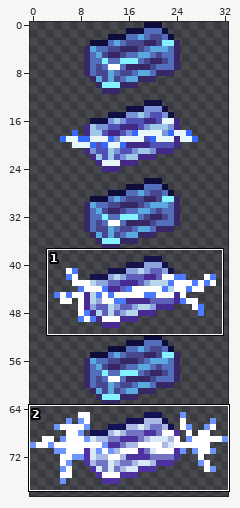
Two versions of one sprite sheet, Items/Others/Crafting/BurnshockBar.png. The picture above shows the old version from afar; the outline marks the close-up.
Close-up. Before:
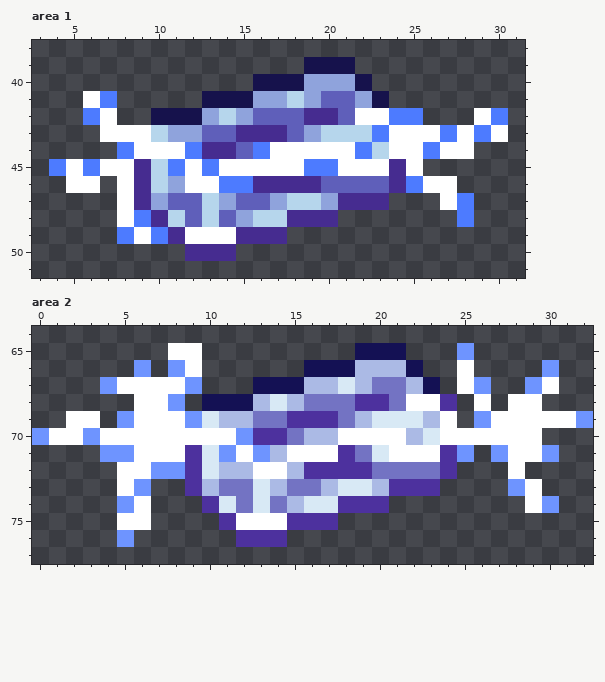
The file is 66x158 pixels, drawn in blocks of 2x2; one block is one cell here. Colours within 5 levels of each other are drawn and written as one. Shown: area 1: x 3..31, y 38..51; area 2: x 0..32, y 64..77. The commit also changed other parts of the picture, which this record leaves out.
New version:
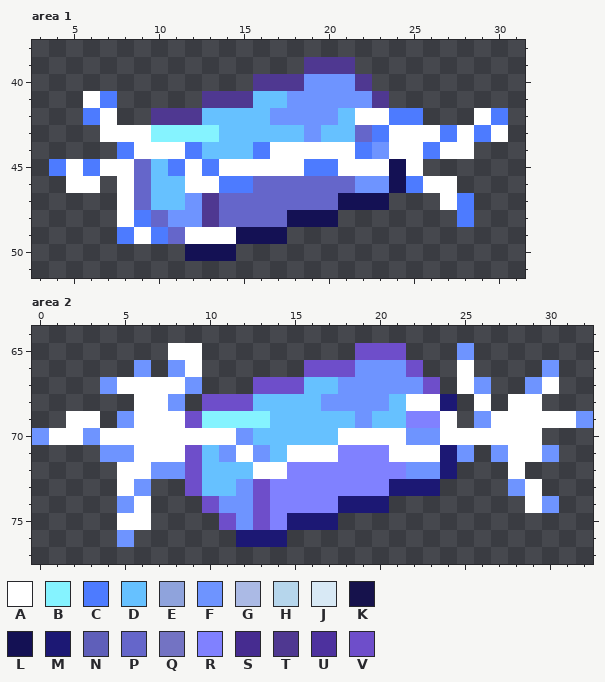
Palette (. is transparent): A #ffffff  B #85f3ff  C #4d7bff  D #66c1ff  E #8fa3dc  F #6e94ff  G #abbae5  H #b6d6ec  J #d8e9f5  K #16124c  L #141154  M #1c1874  N #5f5fba  P #6566ca  Q #7373c3  R #8081ff  S #462c90  T #4f3891  U #4d319e  V #6e4eca
The edit:
Area 1:
y 39: x 19..21 KKK -> TTT
y 40: x 16..22 KKKEEEK -> TTTFFFT
y 41: x 13..23 KKKEEHENNEK -> TTTDDFFFFFT
y 42: x 10..21 KKKEHENNNSSN -> TTTDDDDFFFFD
y 43: x 10..22 HEENNSSSNEHHH -> BBBBDDDDDFDDP
y 44: x 13..15 SSN -> DDD; x 23 H -> F
y 45: x 9..10 SH -> PD; x 24 S -> L
y 46: x 9..11 SHE -> PDD; x 16..24 SSSSNNNNS -> PPPPPPFFL
y 47: x 9..23 SENNHENNEHHESSS -> PDDFTPPPPPPPLLL
y 48: x 10..20 SHNHNEHHSSS -> PFFTPPPPLLL
y 49: x 11 S -> P; x 15..17 SSS -> LLL
y 50: x 12..14 SSS -> LLL
Area 2:
y 65: x 19..21 LLL -> VVV
y 66: x 16..22 LLLGGGL -> VVVFFFV
y 67: x 13..23 LLLGGJGQQGL -> VVVDDFFFFFV
y 68: x 10..21 LLLGJGQQQUUQ -> VVVDDDDFFFFD; x 24 U -> M
y 69: x 9..23 FJGGQQUUUQGJJJG -> VBBBBDDDDDFDDRR
y 70: x 13..17 UUQGG -> DDDDD; x 22..23 GJ -> FF
y 71: x 9..10 UJ -> VD; x 14 G -> D; x 18..20 UQJ -> RRR; x 24 U -> M
y 72: x 9..12 UJGG -> VDDD; x 15..24 GUUUUQQQQU -> RRRRRRRFFM
y 73: x 9..23 UGQQJGQQGJJGUUU -> VDDFVRRRRRRRMMM
y 74: x 10..20 UJQJQGJJUUU -> VFFVRRRRMMM
y 75: x 11..17 UAAAUUU -> VFVRMMM
y 76: x 12..14 UUU -> MMM
